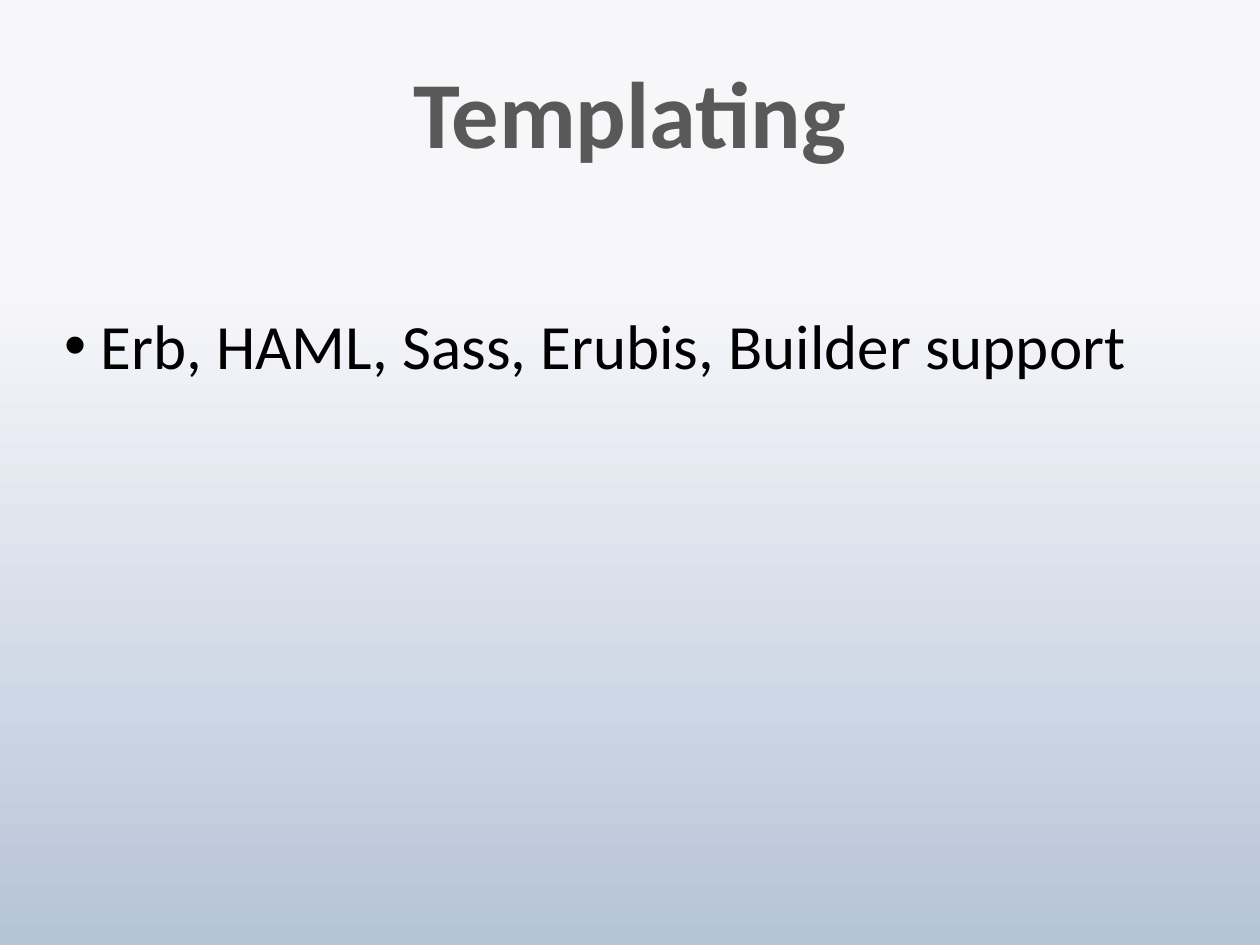
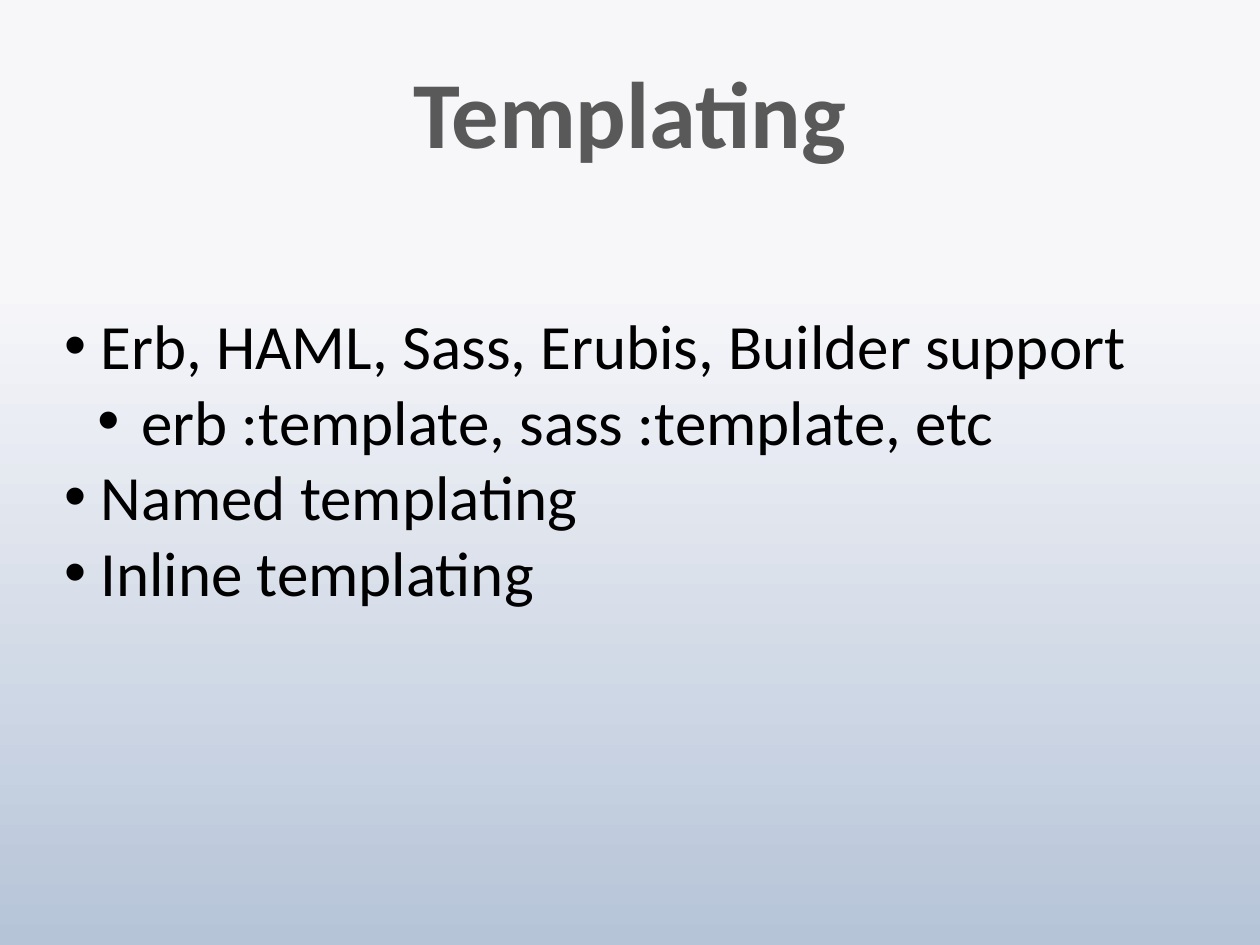
Before and after one commit to techwhizbang/sinatra_slideshow, a slide deck: slide 11 of sinatra.pptx (slide 10 before the commit). Drawn at 1260x945 pixels with LibreOffice and Linux fonts; fonts in the diff are those of the drawing. Boxes give left, top, right and bottom in pixels: in the first picture for what was removed or moved away, otherwise in the second. Text is boxed around its words. In the diff, an @@ line names an element or a change of style, - is before the commit and + after.

```diff
--- a/sinatra.pptx
+++ b/sinatra.pptx
@@ text at (100, 401, 993, 607): paragraphs added @@
+  • erb :template, sass :template, etc
+• Named templating
+• Inline templating
```
Also in this commit, not shown: 8 other slides changed, 2 slides added.
